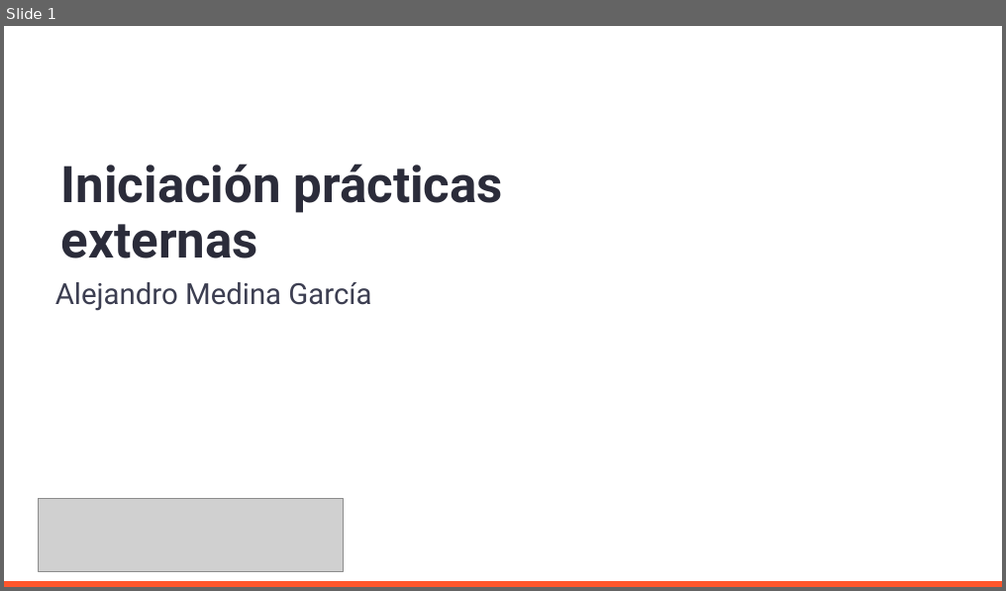
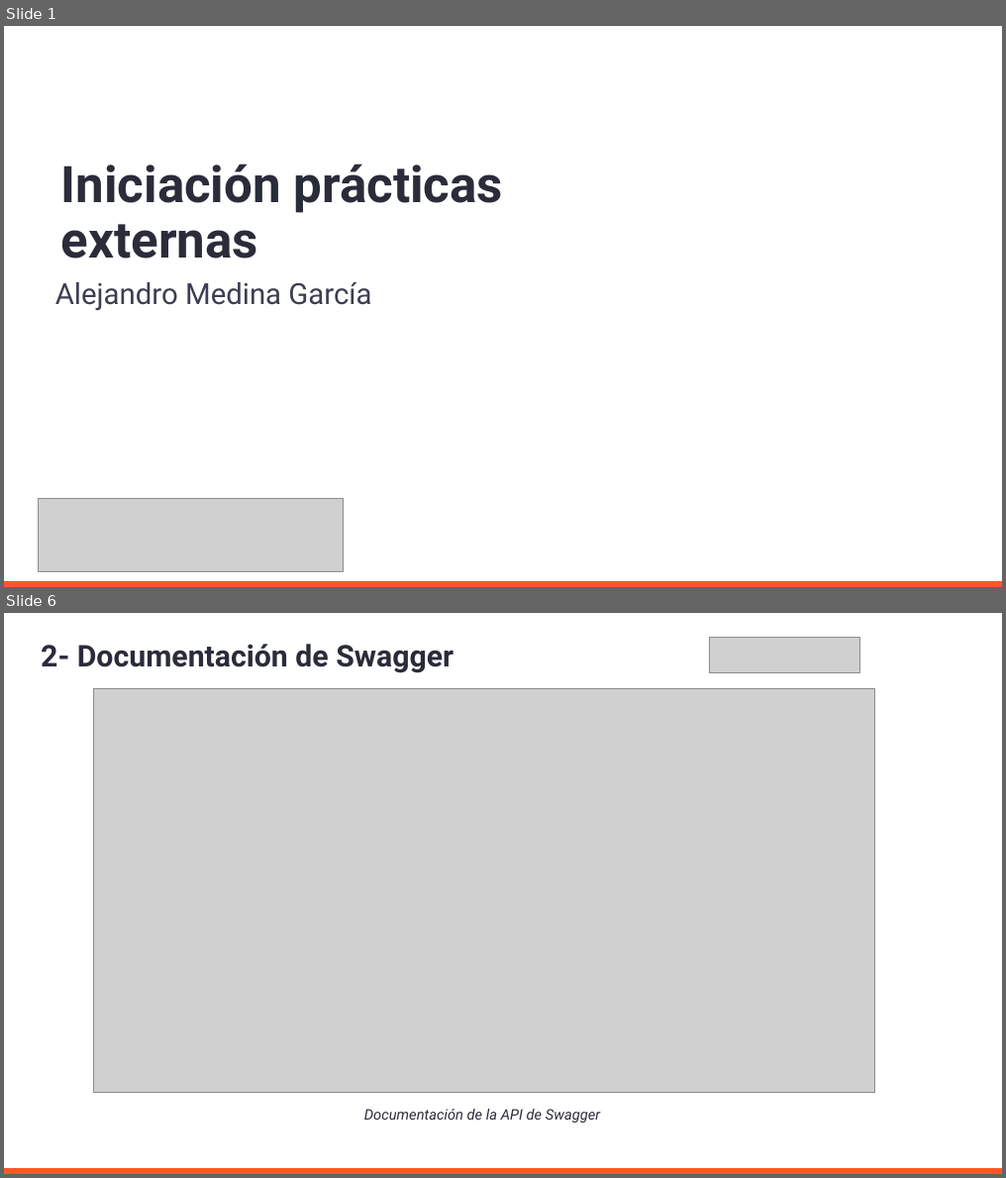
Before and after one commit to AleMedinaGarc/DotnetAPI-Practice, a slide deck: IniciacionDePracticasExternas.pptx. Shown one above the other, each under a label of ours: slide 1 before the commit, slides 1 and 6 after it; the slides between them are not shown. The pictures are 1006x591 and 1006x1178 pixels, drawn with LibreOffice and Linux fonts; fonts in the diff are those of the drawing; grey boxes stand for pictures; background and template pictures are left out. Boxes give left, top, right and bottom in pixels: in the first picture for what was removed or moved away, otherwise in the second. Text is boxed around its words. In the diff, an @@ line names an element or a change of style, - is before the commit and + after.

```diff
--- a/IniciacionDePracticasExternas.pptx
+++ b/IniciacionDePracticasExternas.pptx
@@ slide 6 added at [4, 613, 1002, 1174], background #FFFFFF; not listed: 1 template element that a slide beside it also shows @@
@@ picture added at [710, 637, 859, 672] @@
@@ title added at [41, 644, 453, 673], 28.8 pt, text #2B2C3A, bold @@
+2- Documentación de Swagger
@@ picture added at [94, 688, 875, 1093] @@
@@ text added at [364, 1109, 600, 1123], 14 pt, text #2B2C3A, italic @@
+Documentación de la API de Swagger
```
Also in this commit, not shown: 2 slides changed, 9 other slides added, 1 slide removed, 1 other file.
